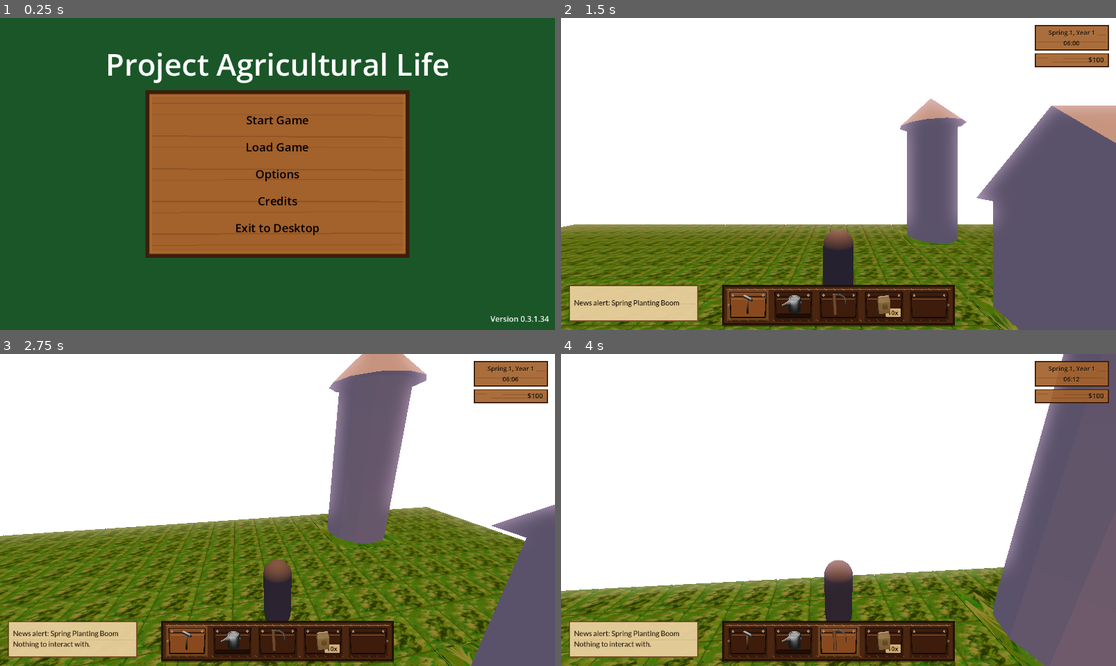
Above: before the commit, frames 1-4 (two rows, left to right).
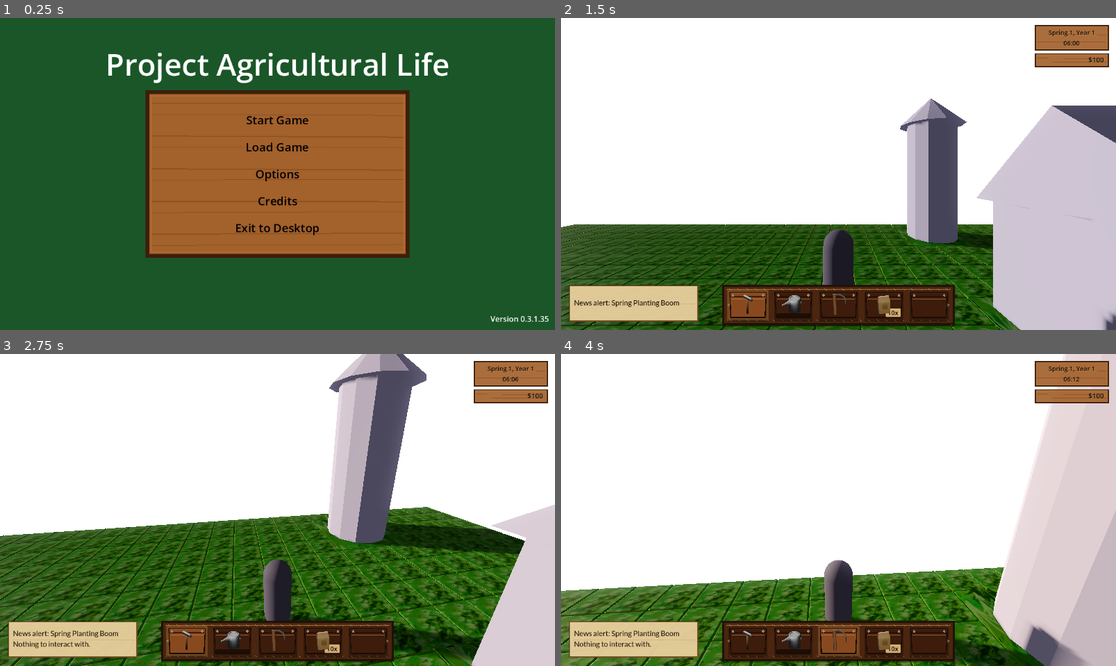
Above: after the commit, the same moments.

Repository: MatGalos/project-agriculural-life
Game: Godot game, scene res://Scenes/UIs/Menus/LaunchMenu/MainMenu.tscn
The game is run twice, just before and just after one commit, with the same random seed, the same clock (stepped at 60 frames per second) and the same inputs.
Inputs (mouse positions are in pixels of both pictures, inside the frame that each line leads up to):
- Up to frame 1 (0.25 s): no input
- Up to frame 2 (1.5 s): click "Start Game" at 0.5 s; click "Start Game" at 1.25 s
- Up to frame 3 (2.75 s): tap Enter at 2 s; move the mouse to (305, 510) at 2.02 s; hold W (move_forward) from 2.03 s (still down); tap 1 (hotbar_slot_1) at 2.1 s; click (305, 510) at 2.17 s
- Up to frame 4 (4 s): keep holding W (move_forward); move the mouse to (810, 510) at 2.77 s; tap 2 (hotbar_slot_2) at 2.85 s; move the mouse to (849, 503) at 3.52 s; tap 3 (hotbar_slot_3) at 3.6 s

The runs differ from the first frame. In frame 1, less than 0.1% of the frame differs, in the area x 98-99%, y 95-98%; in frame 2, 35%; in frame 3, 44%, in the area x 0-100%, y 0-100%; in frame 4, 28%.

Commit message:
implemented changes from audit

Diff:
--- a/Scenes/Game/mainScene.tscn
+++ b/Scenes/Game/mainScene.tscn
@@ -18,6 +18,36 @@
 sky = SubResource("Sky_2kb25")
 tonemap_mode = 2
 glow_enabled = true
+
+[sub_resource type="StandardMaterial3D" id="StandardMaterial3D_sun_visual"]
+transparency = 1
+shading_mode = 0
+albedo_color = Color(1, 0.86, 0.24, 1)
+emission_enabled = true
+emission = Color(1, 0.72, 0.18, 1)
+emission_energy_multiplier = 1.35
+
+[sub_resource type="StandardMaterial3D" id="StandardMaterial3D_moon_visual"]
+transparency = 1
+shading_mode = 0
+albedo_color = Color(0.78, 0.86, 1, 1)
+emission_enabled = true
+emission = Color(0.58, 0.68, 1, 1)
+emission_energy_multiplier = 0.85
+
+[sub_resource type="SphereMesh" id="SphereMesh_sun_visual"]
+material = SubResource("StandardMaterial3D_sun_visual")
+radius = 1.0
+height = 2.0
+radial_segments = 16
+rings = 8
+
+[sub_resource type="SphereMesh" id="SphereMesh_moon_visual"]
+material = SubResource("StandardMaterial3D_moon_visual")
+radius = 1.0
+height = 2.0
+radial_segments = 16
+rings = 8
 
 [sub_resource type="WorldBoundaryShape3D" id="WorldBoundaryShape3D_pmpwp"]
 
@@ -65,10 +95,29 @@
 
 [node name="SunLight" type="DirectionalLight3D" parent="." unique_id=2136742272]
 transform = Transform3D(1, 0, 0, 0, 0.70710677, 0.70710677, 0, -0.70710677, 0.70710677, 0, 0, 0)
+light_color = Color(1, 0.96, 0.84, 1)
+light_energy = 1.05
+shadow_enabled = true
+directional_shadow_blend_splits = true
 
-[node name="DayNightController" type="Node3D" parent="." unique_id=894958895 node_paths=PackedStringArray("sun_light", "world_environment")]
+[node name="CelestialVisuals" type="Node3D" parent="."]
+
+[node name="SunVisual" type="MeshInstance3D" parent="CelestialVisuals"]
+transform = Transform3D(3.5, 0, 0, 0, 3.5, 0, 0, 0, 3.5, 0, 30, -55)
+mesh = SubResource("SphereMesh_sun_visual")
+cast_shadow = 0
+
+[node name="MoonVisual" type="MeshInstance3D" parent="CelestialVisuals"]
+visible = false
+transform = Transform3D(2.4, 0, 0, 0, 2.4, 0, 0, 0, 2.4, 0, 30, 55)
+mesh = SubResource("SphereMesh_moon_visual")
+cast_shadow = 0
+
+[node name="DayNightController" type="Node3D" parent="." unique_id=894958895 node_paths=PackedStringArray("sun_light", "world_environment", "sun_visual", "moon_visual")]
 script = ExtResource("15_584e8")
 sun_light = NodePath("../SunLight")
 world_environment = NodePath("../WorldEnvironment")
+sun_visual = NodePath("../CelestialVisuals/SunVisual")
+moon_visual = NodePath("../CelestialVisuals/MoonVisual")
 
 [node name="World" parent="." unique_id=1489175734 instance=ExtResource("19_6s3ud")]
--- a/Scenes/Game/world.tscn
+++ b/Scenes/Game/world.tscn
@@ -25,6 +25,20 @@
 height = 5.5
 radius = 1.5
 
+[sub_resource type="StandardMaterial3D" id="StandardMaterial3D_polish_stone"]
+albedo_color = Color(0.48, 0.46, 0.42, 1)
+roughness = 0.9
+
+[sub_resource type="BoxMesh" id="BoxMesh_house_step"]
+material = SubResource("StandardMaterial3D_polish_stone")
+size = Vector3(1.8, 0.18, 0.8)
+
+[sub_resource type="CylinderMesh" id="CylinderMesh_silo_base"]
+material = SubResource("StandardMaterial3D_polish_stone")
+top_radius = 1.8
+bottom_radius = 1.8
+height = 0.2
+
 [node name="World" type="Node3D" unique_id=1489175734]
 
 [node name="HomeArea" type="Node3D" parent="." unique_id=607767263]
@@ -67,6 +81,14 @@
 [node name="CollisionShape3D" type="CollisionShape3D" parent="HomeArea/Silo/StaticBody3D" unique_id=710056272]
 transform = Transform3D(1, 0, 0, 0, 1, 0, 0, 0, 1, 0, 1.25, 0)
 shape = SubResource("CylinderShape3D_j8hn3")
+
+[node name="HouseStep" type="MeshInstance3D" parent="HomeArea"]
+transform = Transform3D(1, 0, 0, 0, 1, 0, 0, 0, 1, 1.9971428, 0.09, 2.85)
+mesh = SubResource("BoxMesh_house_step")
+
+[node name="SiloBase" type="MeshInstance3D" parent="HomeArea"]
+transform = Transform3D(1, 0, 0, 0, 1, 0, 0, 0, 1, 1.0015109, 0.1, -6.998237)
+mesh = SubResource("CylinderMesh_silo_base")
 
 [node name="Grass" type="Node3D" parent="HomeArea" unique_id=225793907]
 
--- a/Scripts/World/DayNightController.gd
+++ b/Scripts/World/DayNightController.gd
@@ -2,24 +2,47 @@
 
 @export var sun_light: DirectionalLight3D
 @export var world_environment: WorldEnvironment
-
-@export var night_energy := 0.05
-@export var dawn_energy := 0.45
-@export var day_energy := 1.15
-@export var evening_energy := 0.5
-
-@export var night_sky_color := Color(0.03, 0.05, 0.11)
-@export var dawn_sky_color := Color(0.55, 0.43, 0.55)
-@export var day_sky_color := Color(0.55, 0.68, 0.82)
-@export var evening_sky_color := Color(0.48, 0.36, 0.42)
-
-@export var night_ambient := Color(0.04, 0.06, 0.12)
-@export var dawn_ambient := Color(0.35, 0.32, 0.40)
-@export var day_ambient := Color(0.55, 0.62, 0.70)
-@export var evening_ambient := Color(0.32, 0.26, 0.32)
+@export var sun_visual: MeshInstance3D
+@export var moon_visual: MeshInstance3D
+
+@export var night_energy := 0.22
+@export var dawn_energy := 0.6
+@export var day_energy := 1.05
+@export var evening_energy := 0.7
+
+@export var night_sky_color := Color(0.08, 0.11, 0.20)
+@export var dawn_sky_color := Color(0.58, 0.50, 0.62)
+@export var day_sky_color := Color(0.58, 0.72, 0.88)
+@export var evening_sky_color := Color(0.60, 0.42, 0.34)
+
+@export var night_ambient := Color(0.16, 0.19, 0.28)
+@export var dawn_ambient := Color(0.44, 0.40, 0.46)
+@export var day_ambient := Color(0.58, 0.64, 0.70)
+@export var evening_ambient := Color(0.42, 0.34, 0.34)
+
+@export var night_light_color := Color(0.42, 0.52, 0.78)
+@export var dawn_light_color := Color(1.0, 0.78, 0.55)
+@export var day_light_color := Color(1.0, 0.96, 0.84)
+@export var evening_light_color := Color(1.0, 0.68, 0.40)
+
+@export_range(0.0, 2.0, 0.01) var night_ambient_energy := 0.48
+@export_range(0.0, 2.0, 0.01) var dawn_ambient_energy := 0.62
+@export_range(0.0, 2.0, 0.01) var day_ambient_energy := 0.58
+@export_range(0.0, 2.0, 0.01) var evening_ambient_energy := 0.6
+
+const MINUTES_PER_DAY := 24 * 60
+const CELESTIAL_RADIUS := 55.0
+const SUN_VISUAL_SCALE := 3.5
+const MOON_VISUAL_SCALE := 2.4
+const SUNRISE_MINUTE := 5 * 60
+const SUNSET_MINUTE := 20 * 60
+const SUN_PATH_Z_OFFSET := -0.35
+
+var _lighting_points: Array[Dictionary] = []
 
 
 func _ready() -> void:
+	_setup_lighting_points()
 	TimeManager.time_changed.connect(update_lighting)
 	update_lighting()
 
@@ -28,50 +51,92 @@
 	if sun_light == null:
 		return
 
-	var hour := TimeManager.get_hour()
+	if _lighting_points.is_empty():
+		_setup_lighting_points()
+
 	var progress := TimeManager.get_day_progress()
 
-	var sun_angle := lerpf(-180.0, 180.0, progress)
-	sun_light.rotation_degrees.x = sun_angle
-
-	var light_energy := day_energy
-	var light_color := Color(1.0, 0.95, 0.82)
-	var sky_color := day_sky_color
-	var ambient_color := day_ambient
-
-	if hour >= 0 and hour < 5:
-		light_energy = night_energy
-		light_color = Color(0.25, 0.35, 0.65)
-		sky_color = night_sky_color
-		ambient_color = night_ambient
-	elif hour >= 5 and hour < 8:
-		light_energy = dawn_energy
-		light_color = Color(0.95, 0.62, 0.35)
-		sky_color = dawn_sky_color
-		ambient_color = dawn_ambient
-	elif hour >= 8 and hour < 17:
-		light_energy = day_energy
-		light_color = Color(1.0, 0.95, 0.82)
-		sky_color = day_sky_color
-		ambient_color = day_ambient
-	elif hour >= 17 and hour < 20:
-		light_energy = evening_energy
-		light_color = Color(1.0, 0.55, 0.28)
-		sky_color = evening_sky_color
-		ambient_color = evening_ambient
-	else:
-		light_energy = night_energy
-		light_color = Color(0.25, 0.35, 0.65)
-		sky_color = night_sky_color
-		ambient_color = night_ambient
-
-	sun_light.light_energy = light_energy
-	sun_light.light_color = light_color
-
-	_update_environment(sky_color, ambient_color)
-
-
-func _update_environment(sky_color: Color, ambient_color: Color) -> void:
+	var sun_source_direction := _get_sun_source_direction(TimeManager.current_minute_of_day)
+	_align_sun_light_to_source(sun_source_direction)
+	_update_celestial_visuals(progress, sun_source_direction)
+
+	var lighting_state := _get_lighting_state(TimeManager.current_minute_of_day)
+
+	sun_light.light_energy = float(lighting_state["light_energy"])
+	sun_light.light_color = lighting_state["light_color"] as Color
+	sun_light.shadow_enabled = true
+	sun_light.directional_shadow_blend_splits = true
+
+	_update_environment(
+		lighting_state["sky_color"] as Color,
+		lighting_state["ambient_color"] as Color,
+		float(lighting_state["ambient_energy"])
+	)
+
+
+func _setup_lighting_points() -> void:
+	_lighting_points = [
+		_create_lighting_point(0, night_energy, night_light_color, night_sky_color, night_ambient, night_ambient_energy),
+		_create_lighting_point(5 * 60, night_energy, night_light_color, night_sky_color, night_ambient, night_ambient_energy),
+		_create_lighting_point(7 * 60, dawn_energy, dawn_light_color, dawn_sky_color, dawn_ambient, dawn_ambient_energy),
+		_create_lighting_point(10 * 60, day_energy, day_light_color, day_sky_color, day_ambient, day_ambient_energy),
+		_create_lighting_point(16 * 60, day_energy, day_light_color, day_sky_color, day_ambient, day_ambient_energy),
+		_create_lighting_point(18 * 60 + 30, evening_energy, evening_light_color, evening_sky_color, evening_ambient, evening_ambient_energy),
+		_create_lighting_point(21 * 60, night_energy, night_light_color, night_sky_color, night_ambient, night_ambient_energy),
+		_create_lighting_point(MINUTES_PER_DAY, night_energy, night_light_color, night_sky_color, night_ambient, night_ambient_energy)
+	]
+
+
+func _create_lighting_point(
+	minute: int,
+	light_energy: float,
+	light_color: Color,
+	sky_color: Color,
+	ambient_color: Color,
+	ambient_energy: float
+) -> Dictionary:
+	return {
+		"minute": minute,
+		"light_energy": light_energy,
+		"light_color": light_color,
+		"sky_color": sky_color,
+		"ambient_color": ambient_color,
+		"ambient_energy": ambient_energy
+	}
+
+
+func _get_lighting_state(current_minute: int) -> Dictionary:
+	var previous: Dictionary = _lighting_points[0]
+	var next: Dictionary = _lighting_points[_lighting_points.size() - 1]
+
+	for i in range(_lighting_points.size() - 1):
+		var point := _lighting_points[i]
+		var following_point := _lighting_points[i + 1]
+
+		if current_minute >= int(point["minute"]) and current_minute <= int(following_point["minute"]):
+			previous = point
+			next = following_point
+			break
+
+	var start_minute := int(previous["minute"])
+	var end_minute := int(next["minute"])
+	var blend := 0.0
+
+	if end_minute > start_minute:
+		blend = float(current_minute - start_minute) / float(end_minute - start_minute)
+
+	blend = smoothstep(0.0, 1.0, clampf(blend, 0.0, 1.0))
+
+	return {
+		"light_energy": lerpf(float(previous["light_energy"]), float(next["light_energy"]), blend),
+		"light_color": (previous["light_color"] as Color).lerp(next["light_color"] as Color, blend),
+		"sky_color": (previous["sky_color"] as Color).lerp(next["sky_color"] as Color, blend),
+		"ambient_color": (previous["ambient_color"] as Color).lerp(next["ambient_color"] as Color, blend),
+		"ambient_energy": lerpf(float(previous["ambient_energy"]), float(next["ambient_energy"]), blend)
+	}
+
+
+func _update_environment(sky_color: Color, ambient_color: Color, ambient_energy: float) -> void:
 	if world_environment == null:
 		return
 
@@ -85,4 +150,97 @@
 
 	env.ambient_light_source = Environment.AMBIENT_SOURCE_COLOR
 	env.ambient_light_color = ambient_color
-	env.ambient_light_energy = 0.65
+	env.ambient_light_energy = ambient_energy
+
+
+func _update_celestial_visuals(day_progress: float, sun_source_direction: Vector3) -> void:
+	_update_celestial_body(
+		sun_visual,
+		sun_source_direction,
+		_get_sun_visibility(day_progress),
+		SUN_VISUAL_SCALE
+	)
+	_update_celestial_body(
+		moon_visual,
+		-sun_source_direction,
+		_get_moon_visibility(day_progress),
+		MOON_VISUAL_SCALE
+	)
+
+
+func _update_celestial_body(
+	body: MeshInstance3D,
+	source_direction: Vector3,
+	visibility_alpha: float,
+	base_scale: float
+) -> void:
+	if body == null:
+		return
+
+	body.position = source_direction.normalized() * CELESTIAL_RADIUS
+	body.visible = visibility_alpha > 0.02
+	body.scale = Vector3.ONE * base_scale
+
+	_set_visual_alpha(body, visibility_alpha)
+
+
+func _get_sun_source_direction(current_minute: int) -> Vector3:
+	var daylight_duration := float(SUNSET_MINUTE - SUNRISE_MINUTE)
+	var daylight_progress := (float(current_minute) - float(SUNRISE_MINUTE)) / daylight_duration
+	var sun_arc_angle := daylight_progress * PI
+
+	return Vector3(
+		-cos(sun_arc_angle),
+		sin(sun_arc_angle),
+		SUN_PATH_Z_OFFSET
+	).normalized()
+
+
+func _align_sun_light_to_source(source_direction: Vector3) -> void:
+	if sun_light == null:
+		return
+
+	var light_direction := -source_direction.normalized()
+	sun_light.global_transform.basis = Basis.looking_at(light_direction, Vector3.UP)
+
+
+func _set_visual_alpha(body: MeshInstance3D, alpha: float) -> void:
+	var material := body.get_active_material(0) as StandardMaterial3D
+
+	if material == null:
+		return
+
+	var albedo := material.albedo_color
+	albedo.a = clampf(alpha, 0.0, 1.0)
+	material.albedo_color = albedo
+
+	var emission := material.emission
+	emission.a = clampf(alpha, 0.0, 1.0)
+	material.emission = emission
+
+
+func _get_sun_visibility(day_progress: float) -> float:
+	var sunrise_start := 5.0 / 24.0
+	var sunrise_end := 7.0 / 24.0
+	var sunset_start := 18.0 / 24.0
+	var sunset_end := 20.0 / 24.0
+
+	var fade_in := smoothstep(sunrise_start, sunrise_end, day_progress)
+	var fade_out := 1.0 - smoothstep(sunset_start, sunset_end, day_progress)
+
+	return clampf(minf(fade_in, fade_out), 0.0, 1.0)
+
+
+func _get_moon_visibility(day_progress: float) -> float:
+	var dusk_start := 18.0 / 24.0
+	var dusk_end := 20.0 / 24.0
+	var dawn_start := 5.0 / 24.0
+	var dawn_end := 7.0 / 24.0
+
+	if day_progress >= dusk_start:
+		return smoothstep(dusk_start, dusk_end, day_progress)
+
+	if day_progress <= dawn_end:
+		return 1.0 - smoothstep(dawn_start, dawn_end, day_progress)
+
+	return 0.0
--- a/project.godot
+++ b/project.godot
@@ -11,7 +11,7 @@
 [application]
 
 config/name="Project_Agricultural_life"
-config/version="0.3.1.34"
+config/version="0.3.1.35"
 run/main_scene="uid://bg2wnf0pafkqt"
 config/features=PackedStringArray("4.6", "Forward Plus")
 config/icon="res://Assets/Icons/AppIcons/icon.svg"
Not shown, changed: Docs/architecture.md
Not shown, changed: Docs/function-reference.md
Not shown, changed: Docs/testing.md
Not shown, changed: README.md
